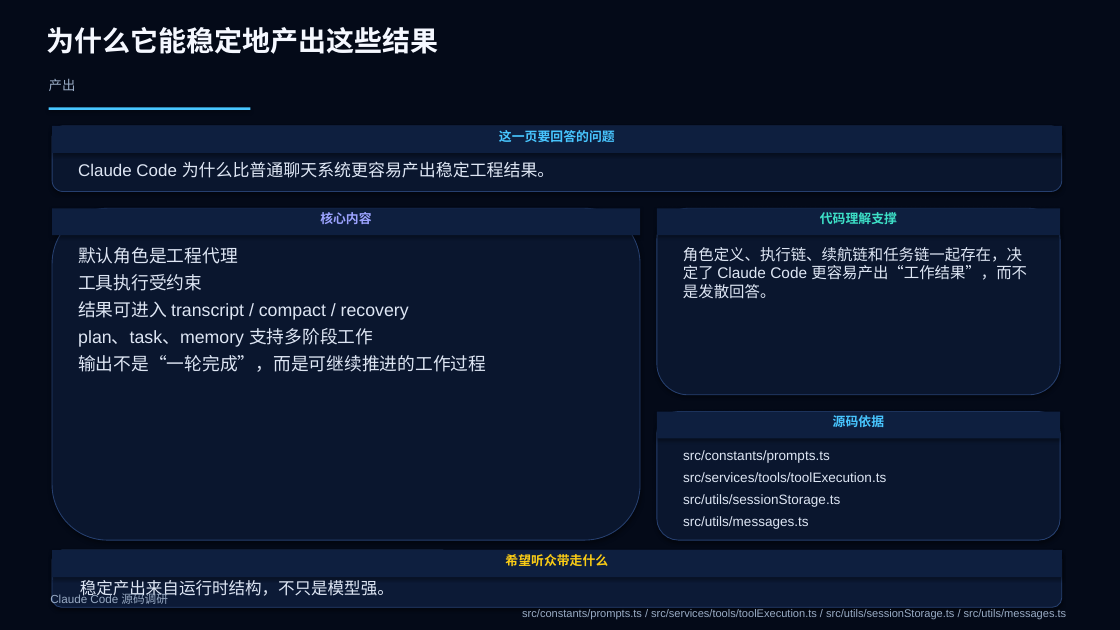
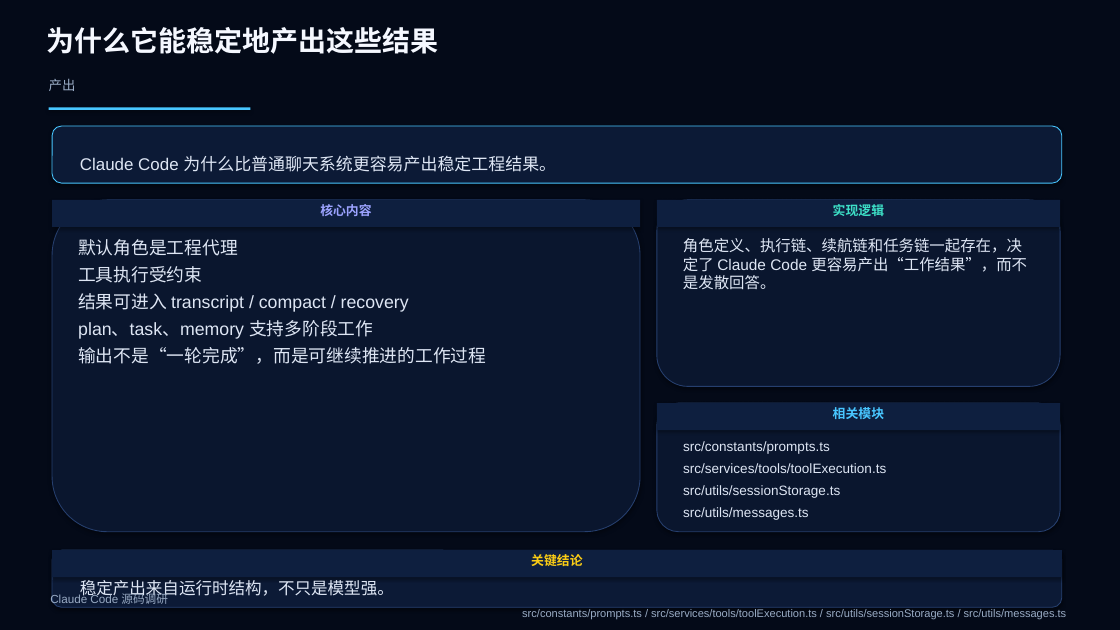
Before and after one commit to boboliu-1010/ccode, a slide deck: slide 39 of docs/zh/10-Claude Code 源码调研.pptx. Drawn at 1120x630 pixels with LibreOffice and Linux fonts; fonts in the diff are those of the drawing. Boxes give left, top, right and bottom in pixels: in the first picture for what was removed or moved away, otherwise in the second. Text is boxed around its words. In the diff, an @@ line names an element or a change of style, - is before the commit and + after.

Commit message:
Polish research presentation wording

```diff
--- a/docs/zh/10-Claude Code 源码调研.pptx
+++ b/docs/zh/10-Claude Code 源码调研.pptx
@@ rounded rectangle: place and size @@
-rounded rectangle at box(52, 126, 1062, 192)
+rounded rectangle at box(52, 126, 1062, 183)
@@ rounded rectangle at box(52, 126, 1062, 183): fill #0A162E to #0C1A36; outline #263F6E 0.75 pt to #48C6FF 0.75 pt @@
@@ rectangle removed at box(52, 126, 1062, 153) @@
-这一页要回答的问题
@@ text "Claude Code 为什么比普通聊天系统更容易产出稳定工程结果。": place and size @@
-text "Claude Code 为什么比普通聊天系统更容易产出稳定工程结果。" at box(78, 161, 555, 178)
+text "Claude Code 为什么比普通聊天系统更容易产出稳定工程结果。" at box(80, 155, 556, 172)
@@ rectangle removed at box(657, 208, 1060, 235) @@
-代码理解支撑
@@ rectangle added at box(657, 200, 1060, 227), fill #0E1F3F, 11 pt, text #3DE0C7, bold @@
+实现逻辑
@@ 3 texts, 3 rounded rectangles, 1 rectangle: place and size @@
-3 texts, 3 rounded rectangles, 1 rectangle at box(52, 208, 1060, 540)
+3 texts, 3 rounded rectangles, 1 rectangle at box(52, 200, 1060, 532)
@@ rectangle removed at box(657, 412, 1060, 439) @@
-源码依据
@@ rectangle added at box(657, 403, 1060, 430), fill #0E1F3F, 11 pt, text #48C6FF, bold @@
+相关模块
@@ text in rectangle at box(531, 554, 582, 566): text changed @@
-希望听众带走什么
+关键结论
```
Also in this commit, not shown: 53 other slides changed, 1 other file.
